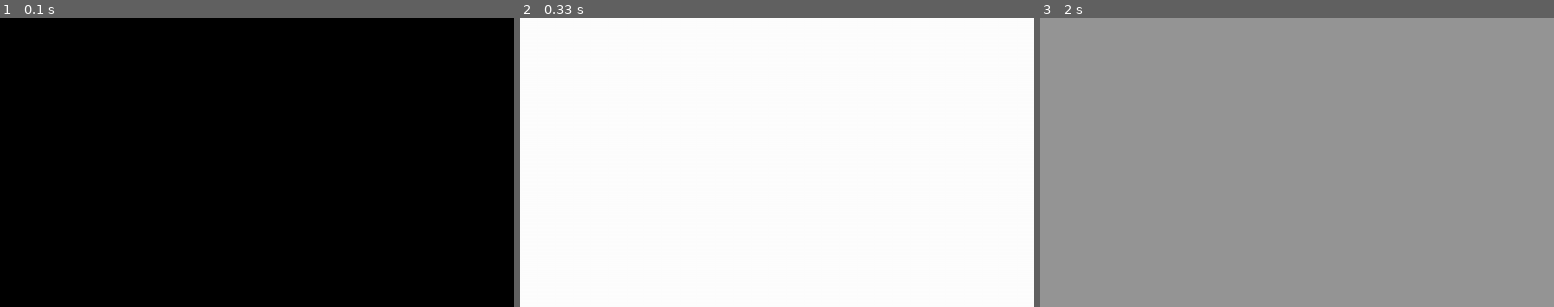
Above: before the commit, frames 1-3 (left to right).
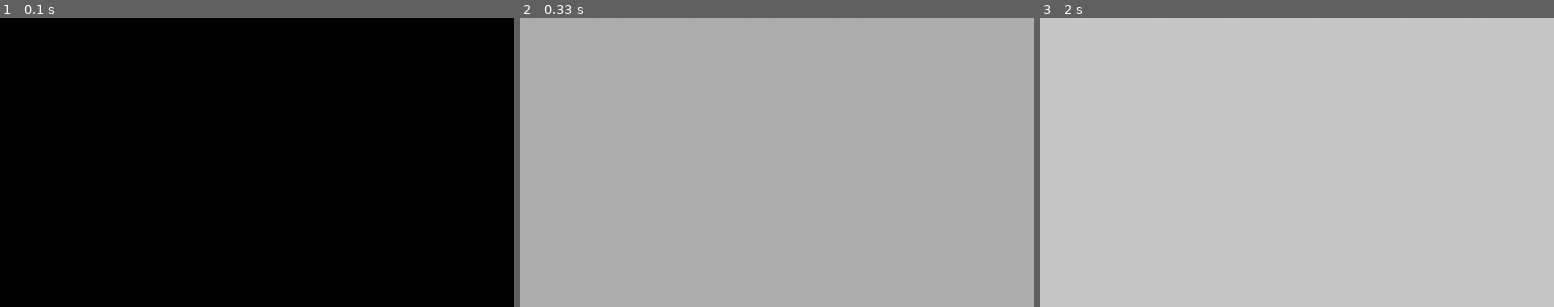
Above: after the commit, the same moments.

Repository: semerded/projects
Game: pygame game, started from toolbelt/zaklamp.py
The game is run twice, just before and just after one commit, with the same random seed, the same clock (stepped at 60 frames per second) and the same inputs.
Inputs:
- Up to frame 1 (0.1 s): no input
- Up to frame 2 (0.33 s): no input
- Up to frame 3 (2 s): tap Space at 0.33 s; tap Shift at 0.67 s; hold Up 1.07-1.53 s; hold Down 1.57-1.87 s; hold Down from 1.9 s (still down)

Frame 1 is identical in both runs. In frame 2, 100% of the frame differs, in the area x 0-100%, y 0-100%; in frame 3, 100%.

Commit message:
capitalizer gemaakt

Diff:
--- a/toolbelt/capitalize.py
+++ b/toolbelt/capitalize.py
@@ -1,15 +1,23 @@
 import pyperclip
-text = input().split(".")
-newText = []
-for part in text:
-    newText.append(part.split("?"))
-text = []
-print(newText)
-for part in newText:
-    text.append(part.split("!"))
-newText = ""
-for sentence in newText:
-    newText += sentence.capitalize() + " "
 
+def capitalizeSentence(mark: str, prompt: str):
+    prompt = prompt.split(mark)
+    newText = []
+    for index, sentence in enumerate(prompt):
+        if sentence[0] == " ":
+            sentence = " " +  sentence[1].upper() + sentence[2:]
+        else:
+            sentence = " " + sentence[0].upper() + sentence[1:]
+        if index != len(sentence):
+            sentence += mark
+        newText.append(sentence)
+    string =  ''.join(newText)
+    return string
 
-pyperclip.copy(newText)
+prompt = input("sentence: ")
+prompt = capitalizeSentence(".", prompt)
+prompt = capitalizeSentence("?", prompt)
+prompt = capitalizeSentence("!", prompt)
+prompt = prompt[:-3]
+prompt = prompt[1:]
+pyperclip.copy(prompt)
--- a/toolbelt/toolbelt setup.json
+++ b/toolbelt/toolbelt setup.json
@@ -1,4 +1,4 @@
 {
     "setup": false,
-    "zaklampkleur": 4
+    "zaklampkleur": 1
 }
